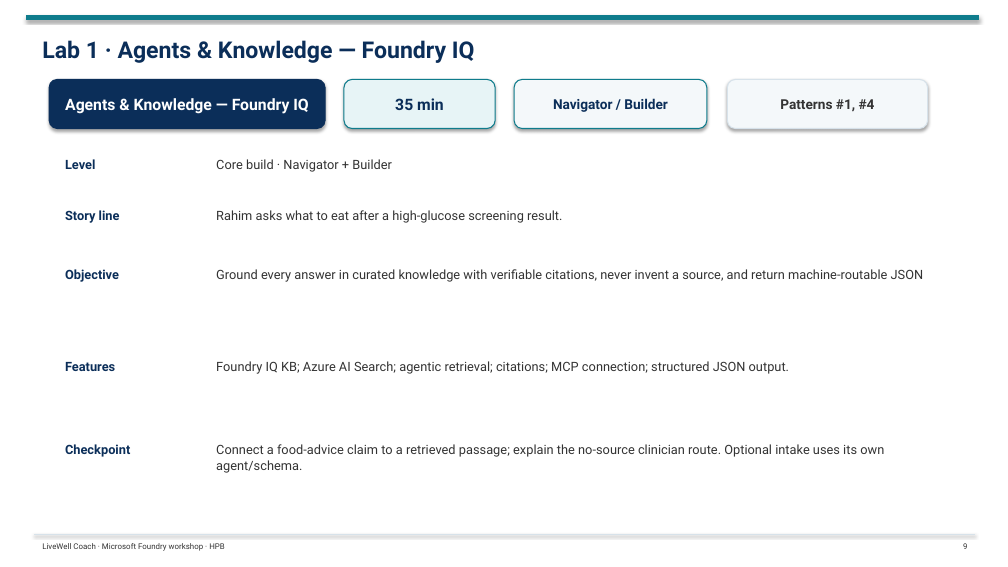
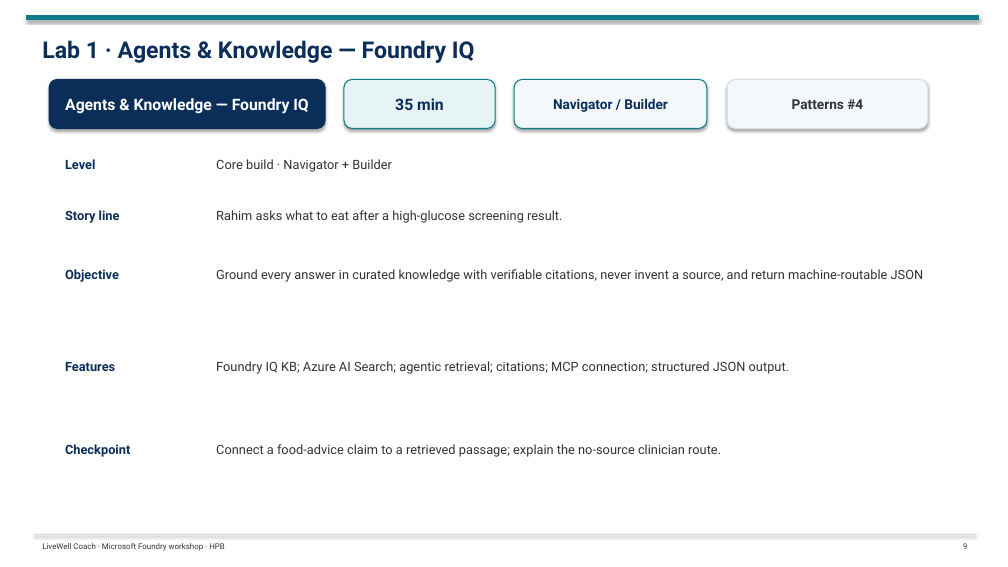
Before and after one commit to tonirex/hpb-foundry-workshop, a slide deck: slide 9 of deck/LiveWell-Foundry-Workshop-Day1.pptx. Drawn at 1008x567 pixels with LibreOffice and Linux fonts; fonts in the diff are those of the drawing. Boxes give left, top, right and bottom in pixels: in the first picture for what was removed or moved away, otherwise in the second. Text is boxed around its words. In the diff, an @@ line names an element or a change of style, - is before the commit and + after.

```diff
--- a/deck/LiveWell-Foundry-Workshop-Day1.pptx
+++ b/deck/LiveWell-Foundry-Workshop-Day1.pptx
@@ text in rounded rectangle at [792, 99, 863, 109]: text changed @@
-Patterns #1, #4
+Patterns #4
@@ text at [216, 444, 721, 457]: text changed @@
-Connect a food-advice claim to a retrieved passage; explain the no-source clinician route. Optional intake uses its own agent/schema.
+Connect a food-advice claim to a retrieved passage; explain the no-source clinician route.
```
Also in this commit, not shown: 8 other slides changed, 3 slides removed, 53 other files.
